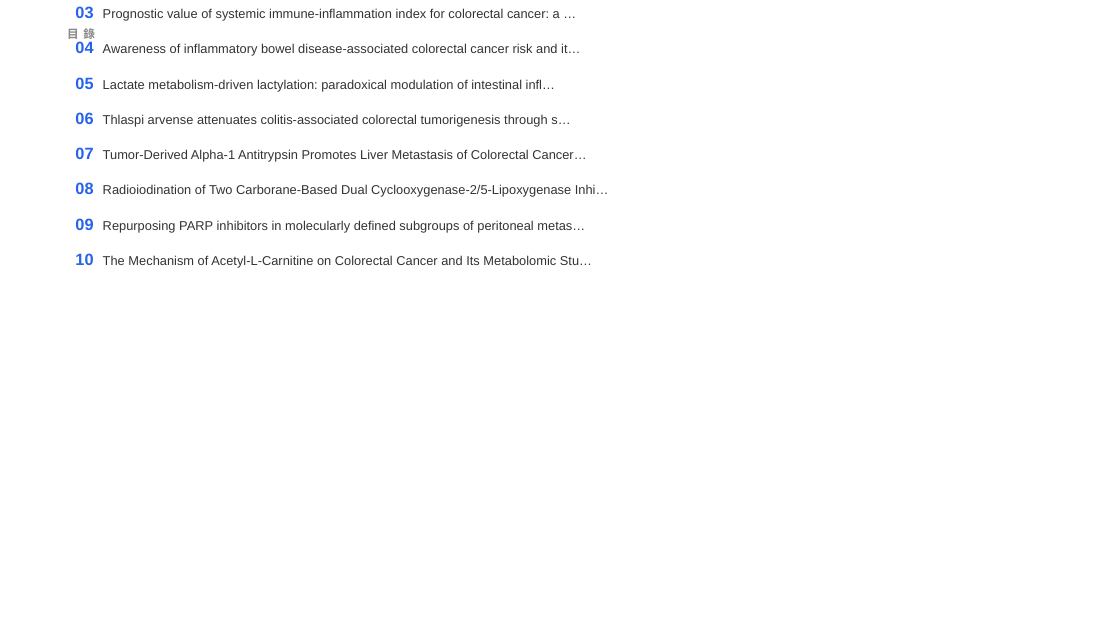
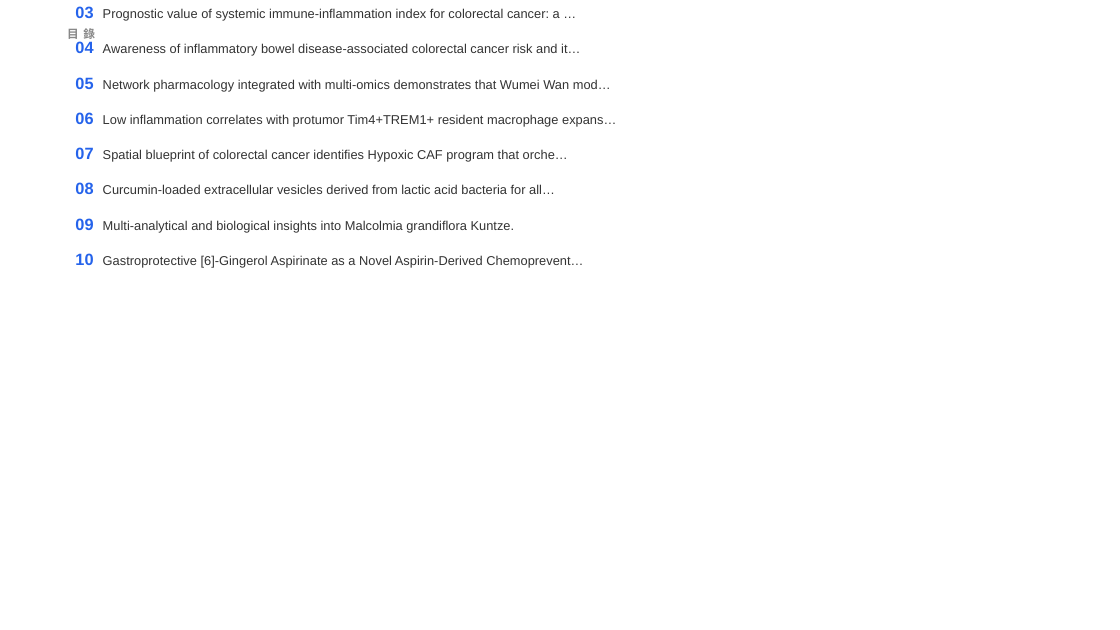
Before and after one commit to jejenhu-maker/colorectal-weekly-digest, a slide deck: slide 2 of docs/digest-zh.pptx. Drawn at 1120x630 pixels with LibreOffice and Linux fonts; fonts in the diff are those of the drawing. Boxes give left, top, right and bottom in pixels: in the first picture for what was removed or moved away, otherwise in the second. Text is boxed around its words. In the diff, an @@ line names an element or a change of style, - is before the commit and + after.

```diff
--- a/docs/digest-zh.pptx
+++ b/docs/digest-zh.pptx
@@ text at (75,77,616,268): text changed @@
-05 Lactate metabolism-driven lactylation: paradoxical modulation of intestinal infl…
-06 Thlaspi arvense attenuates colitis-associated colorectal tumorigenesis through s…
-07 Tumor-Derived Alpha-1 Antitrypsin Promotes Liver Metastasis of Colorectal Cancer…
-08 Radioiodination of Two Carborane-Based Dual Cyclooxygenase-2/5-Lipoxygenase Inhi…
-09 Repurposing PARP inhibitors in molecularly defined subgroups of peritoneal metas…
-10 The Mechanism of Acetyl-L-Carnitine on Colorectal Cancer and Its Metabolomic Stu…
+05 Network pharmacology integrated with multi-omics demonstrates that Wumei Wan mod…
+06 Low inflammation correlates with protumor Tim4+TREM1+ resident macrophage expans…
+07 Spatial blueprint of colorectal cancer identifies Hypoxic CAF program that orche…
+08 Curcumin-loaded extracellular vesicles derived from lactic acid bacteria for all…
+09 Multi-analytical and biological insights into Malcolmia grandiflora Kuntze.
+10 Gastroprotective [6]-Gingerol Aspirinate as a Novel Aspirin-Derived Chemoprevent…
```
Also in this commit, not shown: 13 other slides changed, 2 other files.
